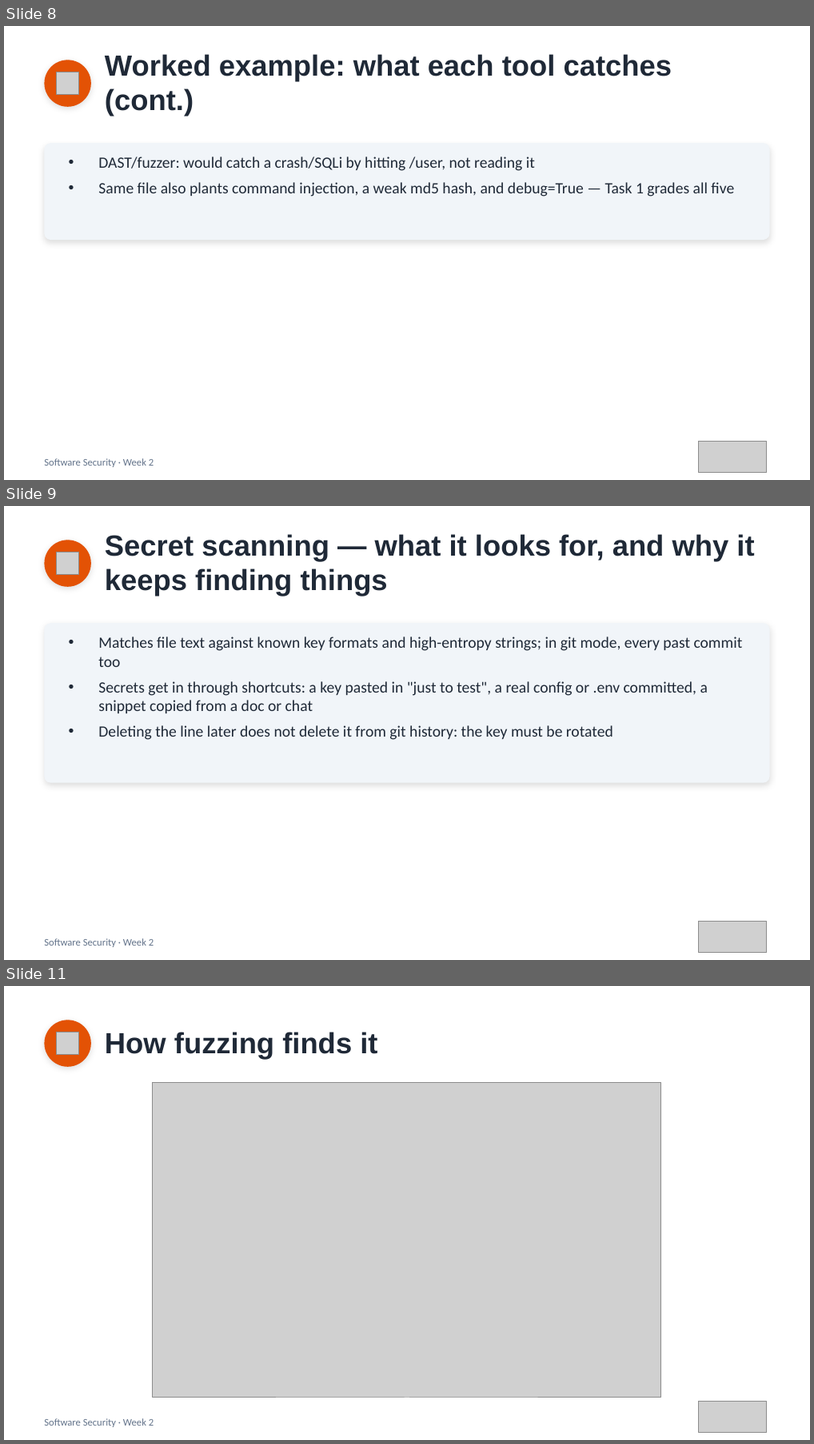
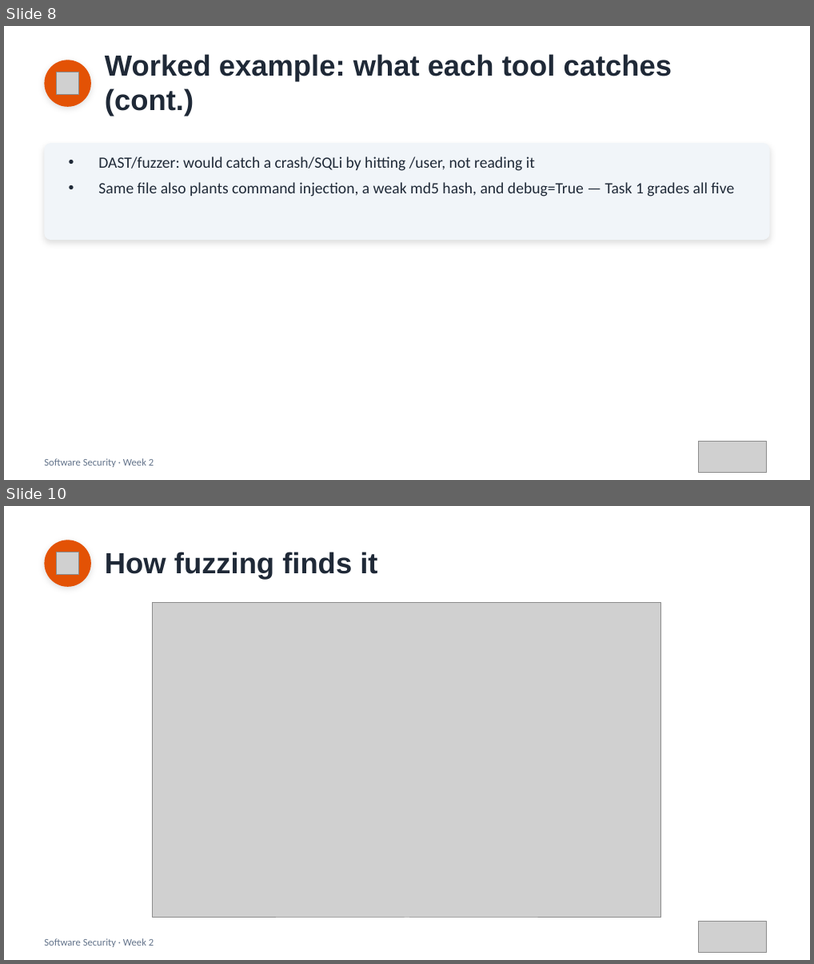
Before and after one commit to nutthakorn7/software-security, a slide deck: slides/pptx/week02.pptx. Shown one above the other, each under a label of ours: slides 8, 9 and 11 before the commit, slides 8 and 10 after it; the slides between them are not shown. The pictures are 814x1444 and 814x964 pixels, drawn with LibreOffice and Linux fonts; fonts in the diff are those of the drawing; grey boxes stand for pictures. Boxes give left, top, right and bottom in pixels: in the first picture for what was removed or moved away, otherwise in the second. Text is boxed around its words. In the diff, an @@ line names an element or a change of style, - is before the commit and + after.

```diff
--- a/slides/pptx/week02.pptx
+++ b/slides/pptx/week02.pptx
@@ slide 9 removed at box(4, 506, 810, 960), background #FFFFFF @@
@@ ellipse removed at box(44, 540, 91, 587) @@
@@ picture removed at box(57, 552, 79, 575) @@
@@ text removed at box(105, 534, 754, 596) @@
-Secret scanning — what it looks for, and why it keeps finding things
@@ rounded rectangle removed at box(44, 623, 770, 783) @@
@@ text removed at box(98, 636, 743, 740) @@
-• Matches file text against known key formats and high-entropy strings; in git mode, every past commit too
-• Secrets get in through shortcuts: a key pasted in "just to test", a real config or .env committed, a snippet copied from a doc or chat
-• Deleting the line later does not delete it from git history: the key must be rotated
@@ picture removed at box(699, 920, 767, 952) @@
@@ text removed at box(44, 938, 154, 947) @@
-Software Security · Week 2
@@ what was slide 11 is now slide 10 @@
```
Also in this commit, not shown: 4 slides changed, 3 other files.
